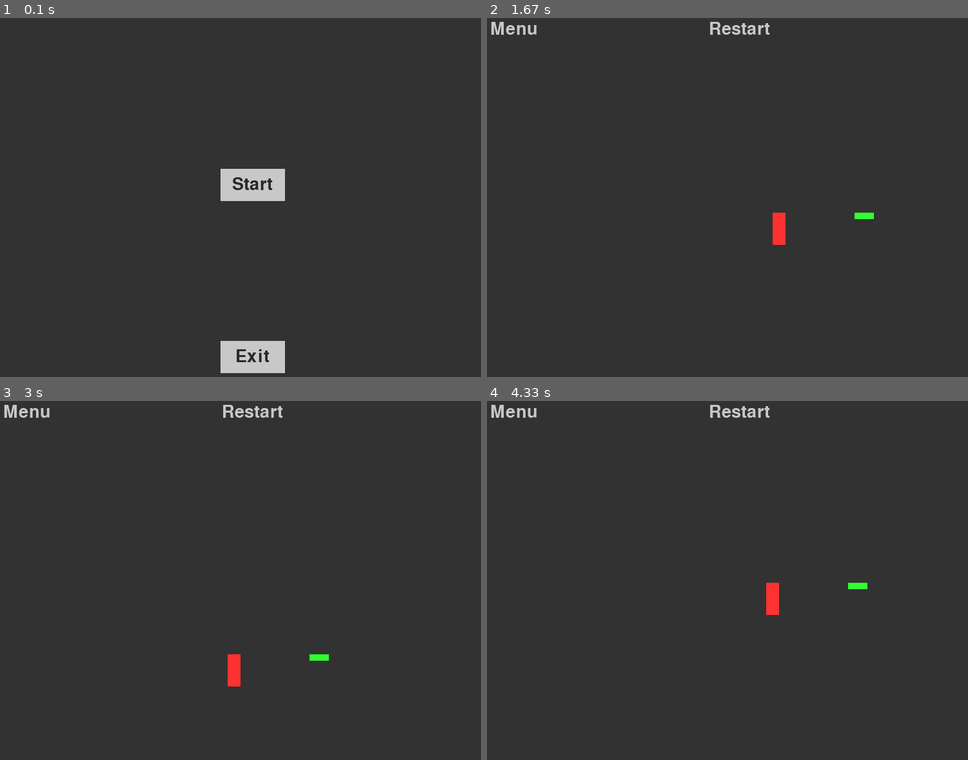
Above: before the commit, frames 1-4 (two rows, left to right).
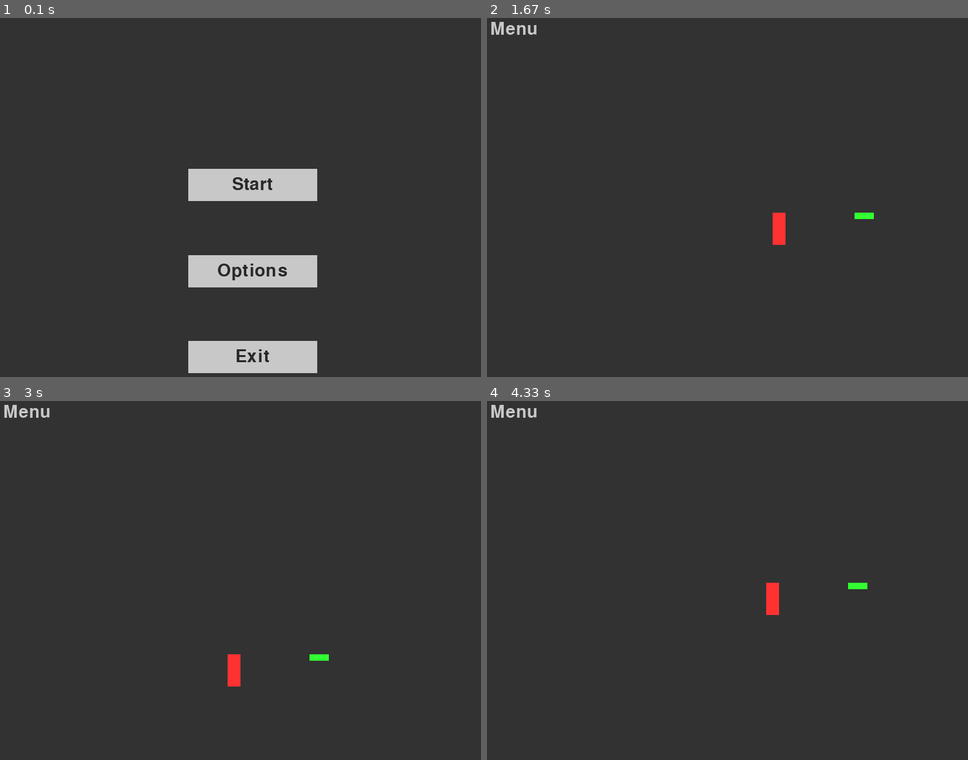
Above: after the commit, the same moments.

Repository: sandhyarottoo/phys-hackathon-2023
Game: pygame game, started from GameTests.py
Same seed, same stepped clock (60 frames per second), same inputs: the game is played once before the commit and once after it.
Inputs (mouse positions are in pixels of both pictures, inside the frame that each line leads up to):
- Up to frame 1 (0.1 s): no input
- Up to frame 2 (1.67 s): click (741, 183) at 0.38 s; hold Right 0.67-1.13 s; hold Up 1.17-1.47 s; hold W 1.17-1.47 s; hold Right from 1.5 s (still down); hold D from 1.5 s (still down)
- Up to frame 3 (3 s): release Right at 1.97 s; release D at 1.97 s; hold Left 2-2.53 s; hold A 2-2.53 s; hold Down 2.57-2.87 s; hold S 2.57-2.87 s; hold Left from 2.9 s (still down); hold A from 2.9 s (still down)
- Up to frame 4 (4.33 s): release Left at 3.3 s; release A at 3.3 s; hold Up 3.33-3.7 s; hold W 3.33-3.7 s; hold Right from 3.73 s (still down); hold D from 3.73 s (still down)

The runs differ from the first frame. In frame 1, 4.6% of the frame differs, in the area x 39-66%, y 42-99%; in frame 2, 0.2%; in frame 3, 0.2%; in frame 4, 0.2%.

Commit message:
added options

Diff:
--- a/GameTests.py
+++ b/GameTests.py
@@ -96,12 +96,16 @@
 def menu():
     run_intro()
 
+def options():
+    run_options()
+
 # Exit function
 def exit():
     pygame.quit()
     sys.exit()
 
 
+
 def run_game(screen=screen, clock=clock, running=running, dt=dt):
     # making players
     player1 = Player(PLAYER1_COLOR, screen.get_width() / 3, screen.get_height() / 2, 20, 50, pygame.K_UP, pygame.K_DOWN, pygame.K_LEFT, pygame.K_RIGHT)
@@ -109,7 +113,6 @@
 
     # making buttons
     menuButton = Button(0, 0, 100, 50, menu, "Menu", False)
-    restartButton = Button(screen.get_width()/2-50, 0, 100, 50, start, "Restart", False)
 
     while running:
         # poll for events
@@ -123,7 +126,6 @@
 
         # updates buttons
         menuButton.process()
-        restartButton.process()
 
         pygame.draw.rect(screen, player1.color, (player1.pos.x, player1.pos.y, player1.width, player1.height))
         pygame.draw.rect(screen, player2.color, (player2.pos.x, player2.pos.y, player2.width, player2.height))
@@ -168,8 +170,9 @@
     intro = True
 
     # Making the buttons
-    startButton = Button(screen.get_width()/2 - 100/2, screen.get_height()/3 - 50/2, 100, 50, start, "Start")
-    exitButton = Button(screen.get_width()/2 - 100/2, screen.get_height()*2/3 -50/2, 100, 50, exit, "Exit")
+    startButton = Button(screen.get_width()/2 - 100, screen.get_height()/3 - 25, 200, 50, start, "Start")
+    optionButton = Button(screen.get_width()/2 - 100, screen.get_height()/2 - 25, 200, 50, options, "Options")
+    exitButton = Button(screen.get_width()/2 - 100, screen.get_height()*2/3 -25, 200, 50, exit, "Exit")
 
     while intro:
         for event in pygame.event.get():
@@ -178,16 +181,23 @@
                 sys.exit()
         screen.fill(SURFACE_COLOR)
         startButton.process()
+        optionButton.process()
         exitButton.process()
 
         pygame.display.flip()
         clock.tick(FPS)
-        # mouse = pygame.mouse.get_pos()
-        # for event in pygame.event.get():
-        #     if event.type() == pygame.QUIT:
-        #         pygame.quit()
-        #     elif event.type() == pygame.MOUSEBUTTONDOWN:
-        #         pass
+
+
+def run_options(screen=screen):
+    options = True
+
+    # making buttons
+    menuButton = Button(0, 0, 100, 50, menu, "Menu", False)
+
+    while options:
+        menuButton.process()
+
+
 
 
 run_intro()
Binary file added: MultiMedia/TabelTop.png
